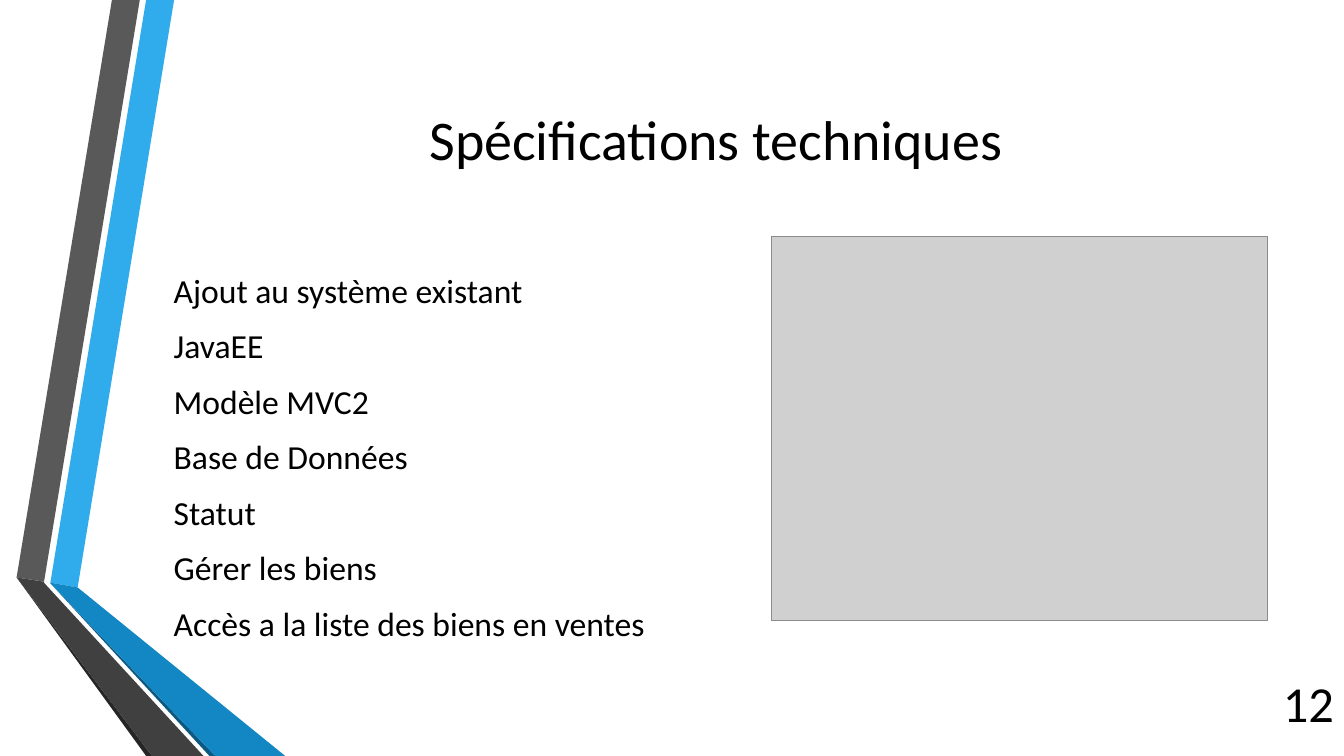
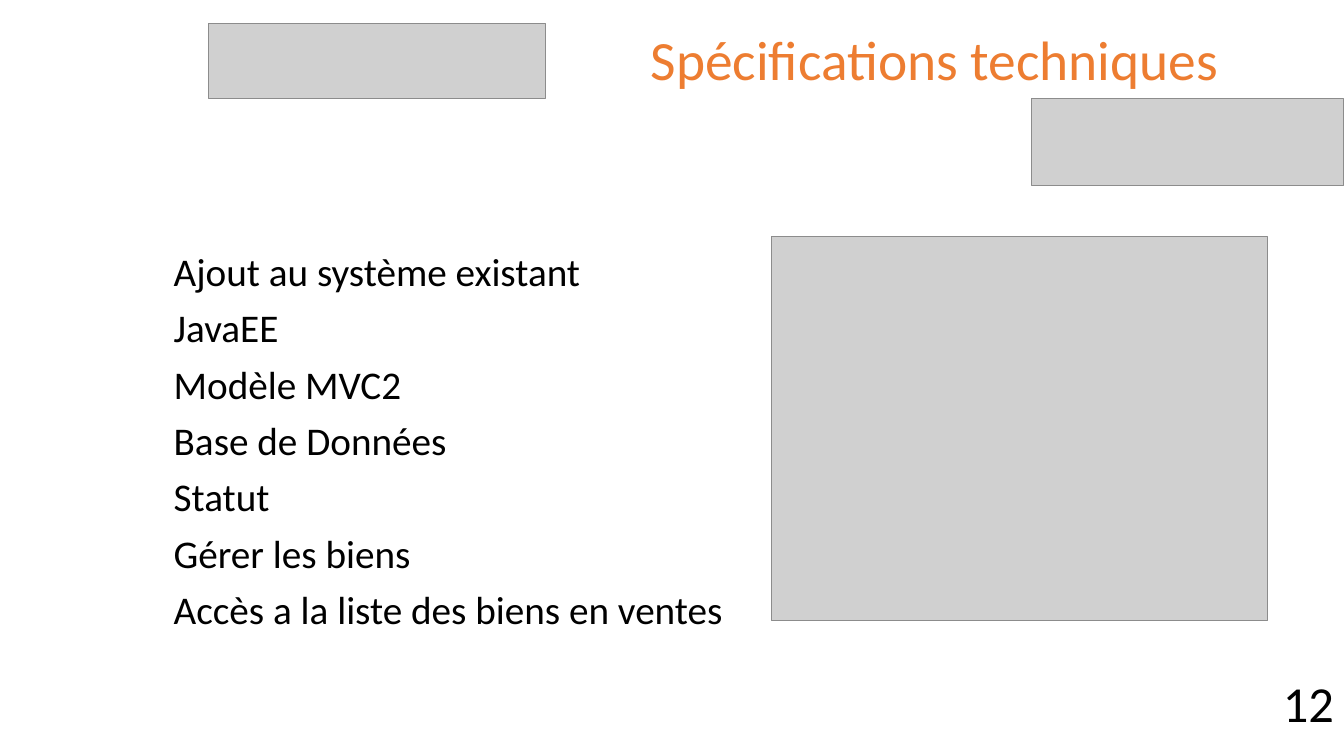
Before and after one commit to Thibaut-Comte/projetIT, a slide deck: slide 12 of PrésentationBourseEchangeSCPI.pptx. Drawn at 1344x756 pixels with LibreOffice and Linux fonts; fonts in the diff are those of the drawing; grey boxes stand for pictures; background and template pictures are left out. Boxes give left, top, right and bottom in pixels: in the first picture for what was removed or moved away, otherwise in the second. Text is boxed around its words. In the diff, an @@ line names an element or a change of style, - is before the commit and + after.

```diff
--- a/PrésentationBourseEchangeSCPI.pptx
+++ b/PrésentationBourseEchangeSCPI.pptx
@@ picture added at [209, 23, 544, 99] @@
@@ title "Spécifications techniques": place and size @@
-title "Spécifications techniques" at [429, 121, 1002, 169]
+title "Spécifications techniques" at [651, 41, 1218, 89]
@@ title "Spécifications techniques" at [651, 41, 1218, 89]: size 40 to 39.6 pt, text colour #000000 to #ED7D31; line spacing 1 to 0.9 @@
@@ picture added at [1032, 99, 1344, 186] @@
@@ text "Ajout au système existant" at [174, 259, 722, 625]: size 24 to 28 pt; line spacing 1 to 0.9; vertical alignment middle to top @@
@@ group removed at [16, 0, 285, 756]: 6 freeform shapes @@
```
Also in this commit, not shown: 19 other slides changed.
